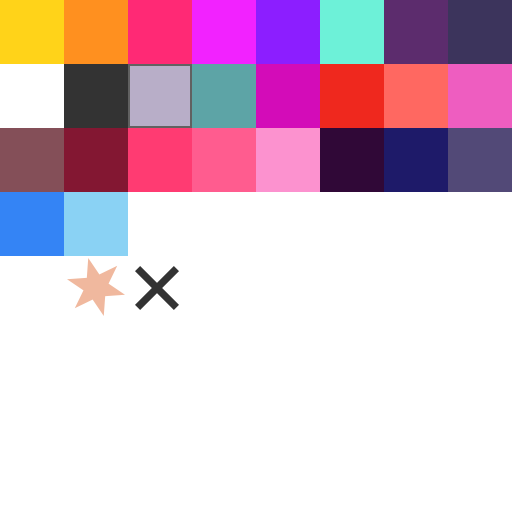
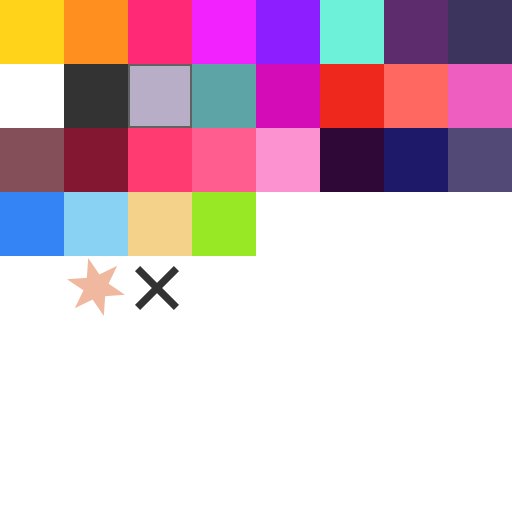
Two versions of the same layered image (512x512). Layer-by-layer changes:
added layer "enemy - Copia copy 22" above "enemy - Copia copy 21" over [192, 192, 256, 256]
added layer "enemy - Copia copy 21" above "enemy - Copia copy 16" over [128, 192, 192, 256]
